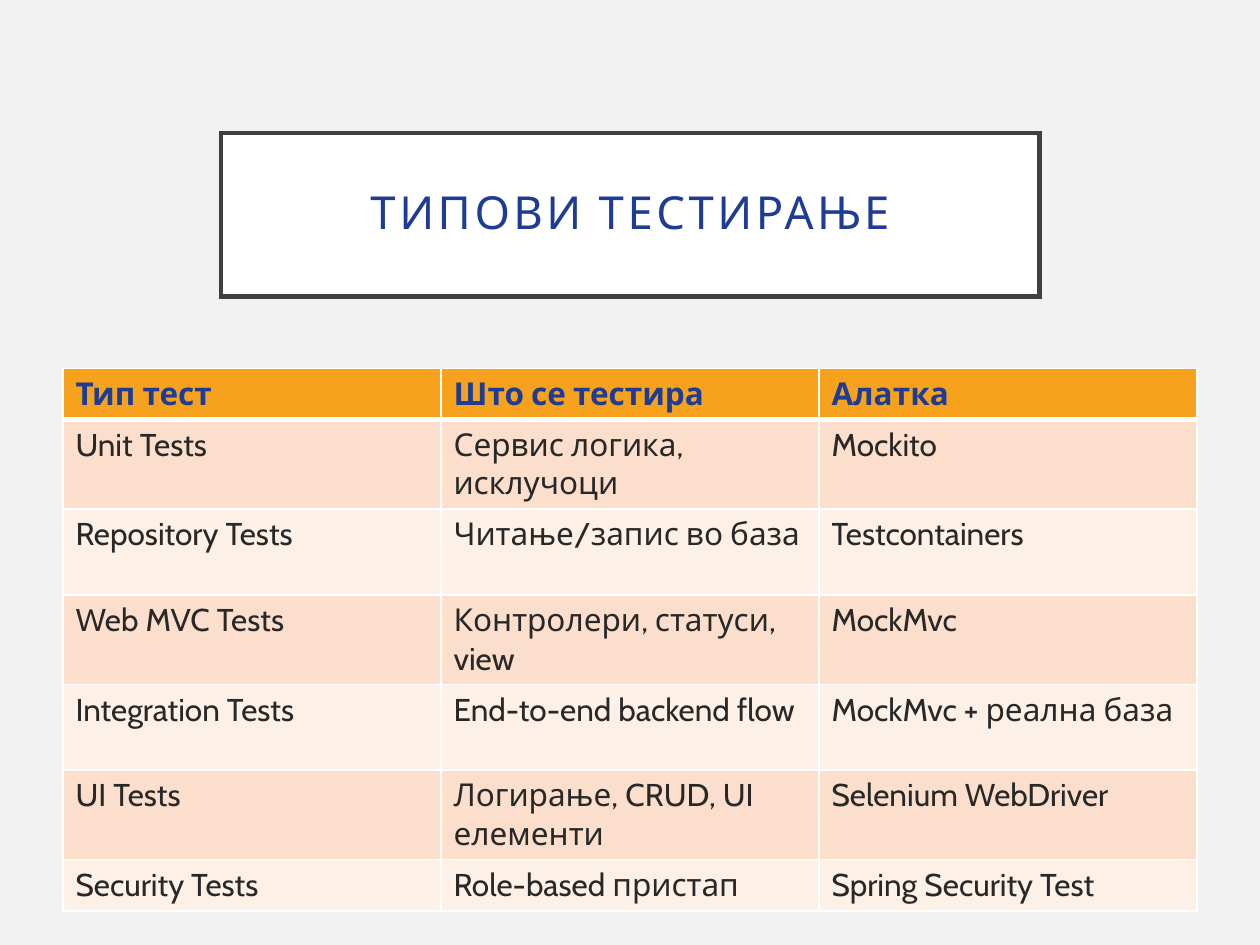
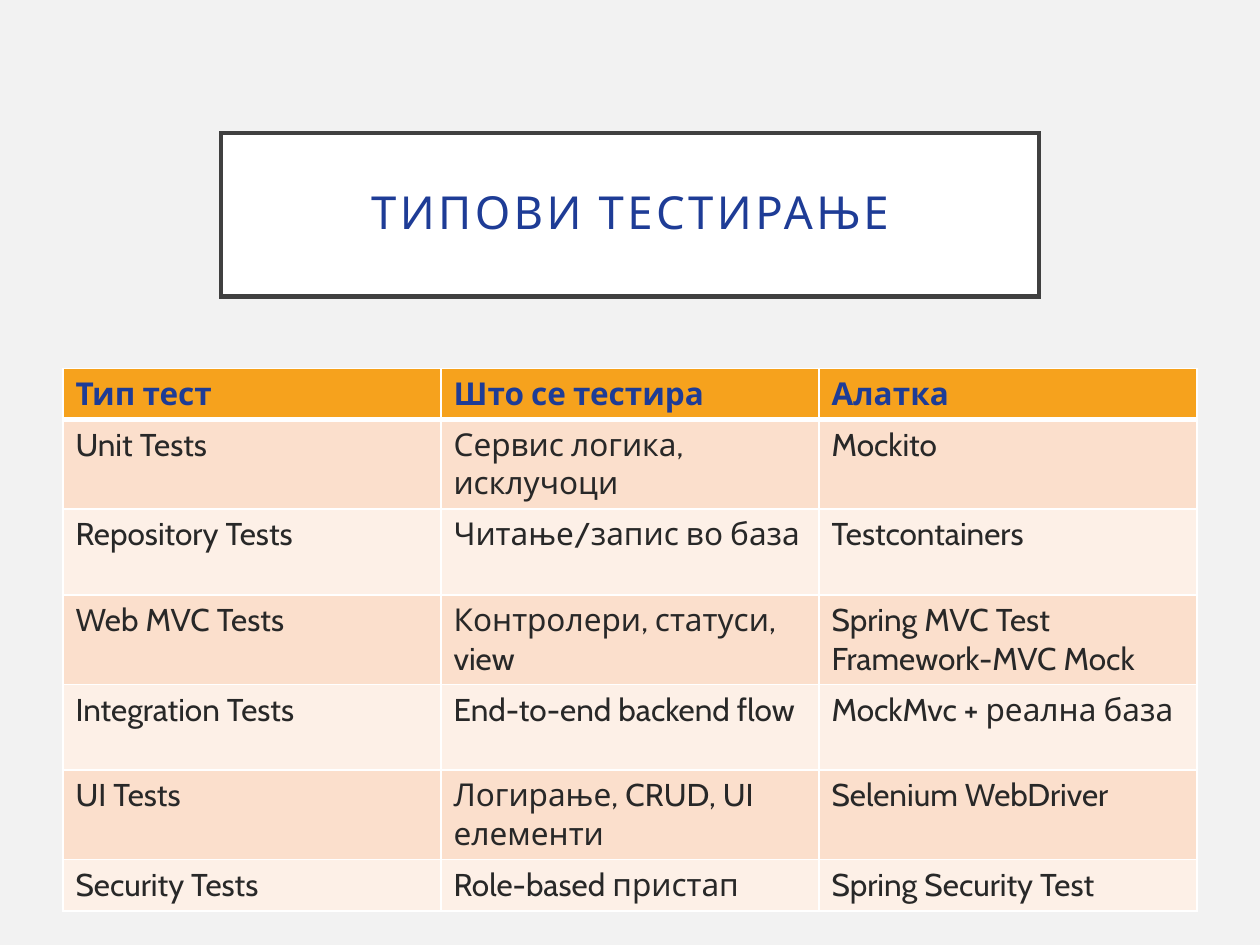
Before and after one commit to angi45/SKIT, a slide deck: slide 5 of SKIT.pptx. Drawn at 1260x945 pixels with LibreOffice and Linux fonts; fonts in the diff are those of the drawing. Boxes give left, top, right and bottom in pixels: in the first picture for what was removed or moved away, otherwise in the second. Text is boxed around its words. In the diff, an @@ line names an element or a change of style, - is before the commit and + after.

```diff
--- a/SKIT.pptx
+++ b/SKIT.pptx
@@ table at box(63, 368, 1197, 908) @@
-row 4, column 3: MockMvc
+row 4, column 3: Spring MVC Test Framework-MVC Mock
```
Also in this commit, not shown: 8 other slides changed, 15 other files.
